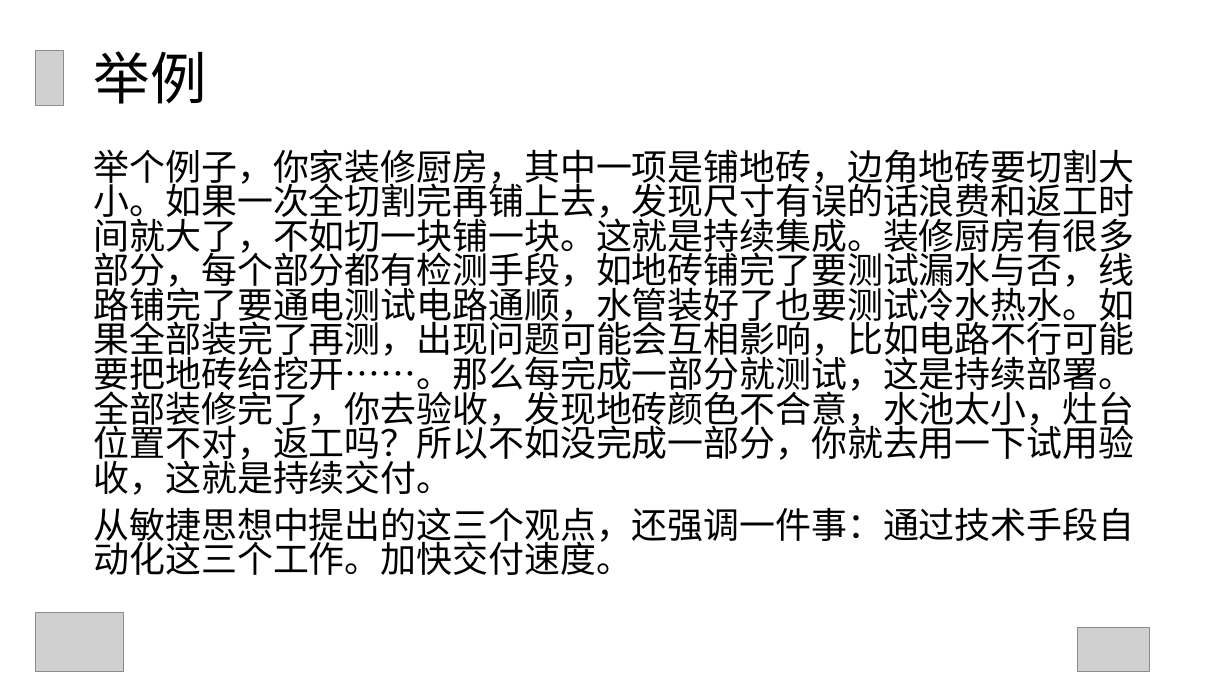
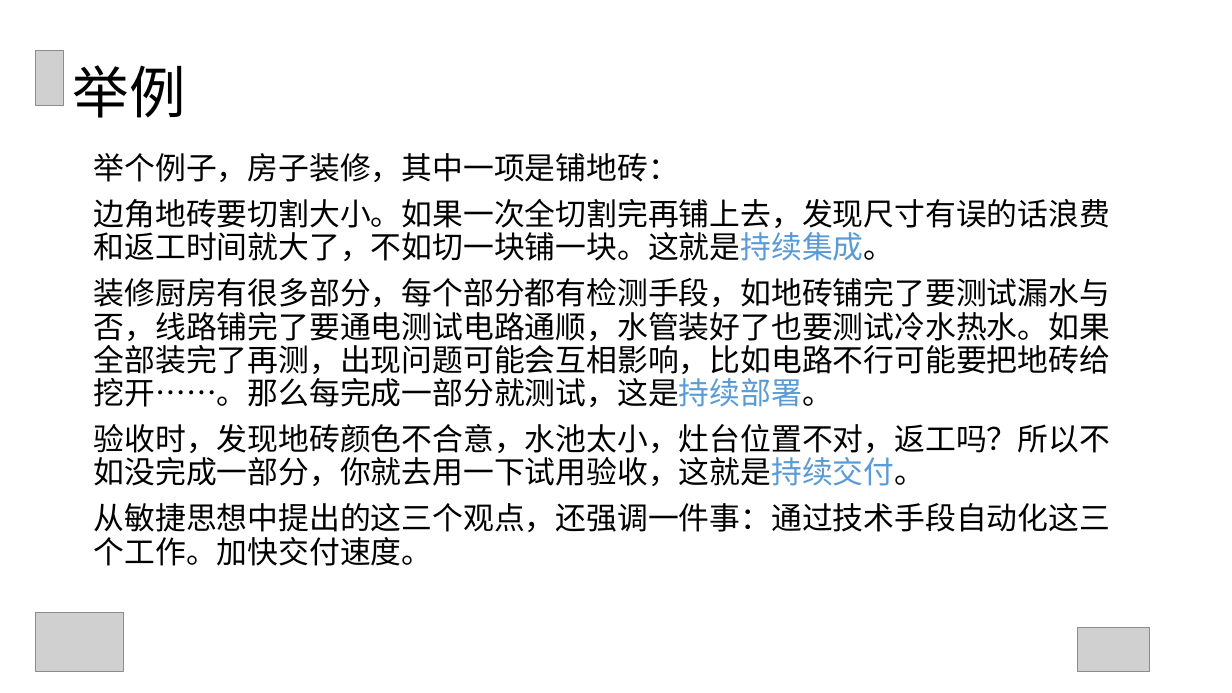
Before and after one commit to GuoxinL/devops-ppt, a slide deck: slide 6 of Jenkins的应用与分享.ppt (slide 7 before the commit). Drawn at 1232x693 pixels with LibreOffice and Linux fonts; fonts in the diff are those of the drawing; grey boxes stand for pictures. Boxes give left, top, right and bottom in pixels: in the first picture for what was removed or moved away, otherwise in the second. Text is boxed around its words. In the diff, an @@ line names an element or a change of style, - is before the commit and + after.

```diff
--- a/Jenkins的应用与分享.ppt
+++ b/Jenkins的应用与分享.ppt
@@ title "举例" moved from (x1=94, y1=51, x2=207, y2=104) to (x1=73, y1=65, x2=186, y2=118) @@
@@ text at (x1=94, y1=153, x2=1110, y2=486): text changed; size 28 to 24 pt @@
-举个例子，你家装修厨房，其中一项是铺地砖，边角地砖要切割大小。如果一次全切割完再铺上去，发现尺寸有误的话浪费和返工时间就大了，不如切一块铺一块。这就是持续集成。装修厨房有很多部分，每个部分都有检测手段，如地砖铺完了要测试漏水与否，线路铺完了要通电测试电路通顺，水管装好了也要测试冷水热水。如果全部装完了再测，出现问题可能会互相影响，比如电路不行可能要把地砖给挖开……。那么每完成一部分就测试，这是持续部署。全部装修完了，你去验收，发现地砖颜色不合意，水池太小，灶台位置不对，返工吗？所以不如没完成一部分，你就去用一下试用验收，这就是持续交付。
+举个例子，房子装修，其中一项是铺地砖：
+边角地砖要切割大小。如果一次全切割完再铺上去，发现尺寸有误的话浪费和返工时间就大了，不如切一块铺一块。这就是持续集成。
+装修厨房有很多部分，每个部分都有检测手段，如地砖铺完了要测试漏水与否，线路铺完了要通电测试电路通顺，水管装好了也要测试冷水热水。如果全部装完了再测，出现问题可能会互相影响，比如电路不行可能要把地砖给挖开……。那么每完成一部分就测试，这是持续部署。
+验收时，发现地砖颜色不合意，水池太小，灶台位置不对，返工吗？所以不如没完成一部分，你就去用一下试用验收，这就是持续交付。
@@ text at (x1=94, y1=503, x2=1110, y2=566): size 28 to 24 pt in "从敏捷思想中提出的这三个观点，还强调一件事：通过技术手段自动化这三个工作。加快交付速度。"; line spacing 0.8 to 0.9 @@
```
Also in this commit, not shown: 9 other slides changed, 13 slides added, 7 slides removed, 4 other files.
